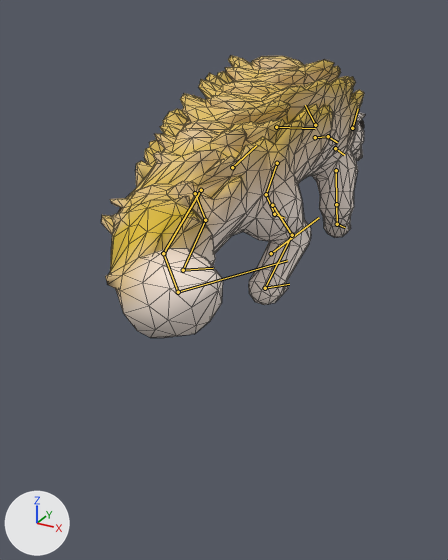
An edit to the glTF model game/art/models/battle/sunda_pangolin.glb, drawn before and after from the same camera.
Both versions are drawn from a camera (50 mm lens) standing at (0.355, -0.791, 0.336) and looking at (-0.009, -0.129, 0.005). Arrows for +X, +Y and +Z are at lower left; the lights stay in place. The picture after the commit comes second. Both versions are drawn at frame 10 of the action 'fidget'; the numbers are the values there. The bones that bend it are drawn over the model as lines. Mesh edges are drawn as thin lines.

Objects in the first picture: 'sunda_pangolin_movie'.
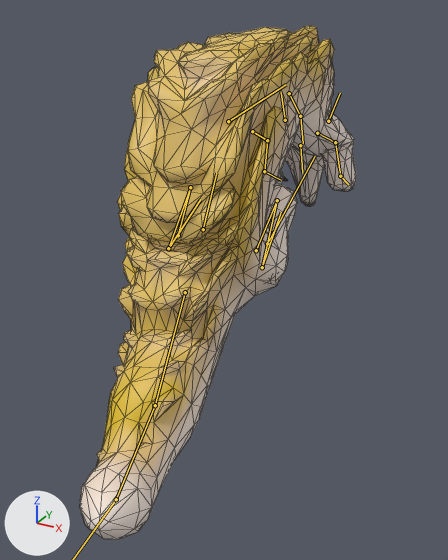
Boxes [x1, y1, x2, y2] around the edits, measured in the pictures (448 x 560 px):
'sunda_pangolin_movie', posed (81% taller): before [101, 55, 365, 338]; after [80, 25, 356, 539]
bone 'root', root to tip: before (271, 253) to (319, 217); after (267, 243) to (315, 156)
bone 'hips', root to tip: before (232, 167) to (256, 145); after (203, 229) to (216, 173)
bone 'chest', root to tip: before (276, 127) to (315, 128); after (228, 121) to (286, 84)
bone 'neck', root to tip: before (315, 137) to (328, 136); after (289, 93) to (300, 116)
bone 'head', root to tip: before (328, 136) to (337, 142); after (300, 116) to (303, 143)
bone 'fl_upper.L', root to tip: before (277, 163) to (266, 194); after (252, 131) to (267, 140)
bone 'fl_lower.L', root to tip: before (266, 194) to (274, 214); after (267, 140) to (264, 171)
bone 'fl_foot.L', root to tip: before (274, 214) to (284, 218); after (264, 171) to (281, 180)
bone 'fl_upper.R', root to tip: before (336, 170) to (336, 204); after (317, 133) to (335, 142)
bone 'fl_lower.R', root to tip: before (336, 204) to (337, 224); after (335, 142) to (340, 176)
bone 'fl_foot.R', root to tip: before (337, 224) to (345, 227); after (340, 176) to (348, 184)
bone 'tail1', root to tip: before (201, 190) to (163, 253); after (185, 292) to (155, 405)
bone 'tail2', root to tip: before (163, 253) to (178, 292); after (155, 405) to (116, 499)
bone 'hl_upper.L', root to tip: before (195, 193) to (205, 220); after (178, 235) to (190, 187)
bone 'hl_lower.L', root to tip: before (205, 220) to (183, 270); after (190, 187) to (168, 248)
bone 'hl_foot.L', root to tip: before (183, 270) to (213, 268); after (168, 248) to (200, 199)
bone 'hl_upper.R', root to tip: before (272, 205) to (292, 235); after (256, 250) to (277, 200)
bone 'hl_lower.R', root to tip: before (292, 235) to (265, 288); after (277, 200) to (262, 267)
bone 'hl_foot.R', root to tip: before (265, 288) to (289, 284); after (262, 267) to (281, 212)

Edits to the bpy script that builds the scene:
```text
Change bone_root:
    where bone_root = bpy.data.objects['sunda_pangolin_rig'].pose.bones['root']
    bone_root.location: (0.0, 0.0, 0.0) -> (0.0, -0.014, 0.02)
    bone_root.rotation_quaternion: (1.0, 0.0, 0.0, 0.0) -> (0.969, 0.247, 0.0, 0.0)  # degrees (0, 0, 0) -> degrees (29, 0, 0)
Change bone_hips:
    where bone_hips = bpy.data.objects['sunda_pangolin_rig'].pose.bones['hips']  # child of 'root'
    bone_hips.rotation_quaternion: (1.0, 0.0, 0.0, 0.0) -> (0.985, 0.174, 0.0, 0.0)  # degrees (0, 0, 0) -> degrees (20, 0, 0)
Change bone_chest:
    where bone_chest = bpy.data.objects['sunda_pangolin_rig'].pose.bones['chest']  # child of 'hips'
    bone_chest.rotation_quaternion: (1.0, 0.0, 0.0, 0.0) -> (0.968, -0.247, -0.05, -0.013)  # degrees (0, 0, 0) -> degrees (-29, -6, 0)
Change bone_neck:
    where bone_neck = bpy.data.objects['sunda_pangolin_rig'].pose.bones['neck']  # child of 'chest'
    bone_neck.rotation_quaternion: (0.999, 0.029, -0.001, -0.028) -> (0.9, -0.435, -0.016, 0.032)  # degrees (3, 0, -3) -> degrees (-52, 0, 4)
Change bone_head:
    where bone_head = bpy.data.objects['sunda_pangolin_rig'].pose.bones['head']  # child of 'neck'
    bone_head.rotation_quaternion: (1.0, -0.019, 0.0, -0.021) -> (0.984, -0.174, -0.004, 0.024)  # degrees (-2, 0, -2) -> degrees (-20, 0, 3)
Change bone_fl_upper_l:
    where bone_fl_upper_l = bpy.data.objects['sunda_pangolin_rig'].pose.bones['fl_upper.L']  # child of 'chest'
    bone_fl_upper_l.rotation_quaternion: (1.0, 0.0, 0.0, 0.0) -> (0.839, 0.544, 0.0, 0.0)  # degrees (0, 0, 0) -> degrees (66, 0, 0)
Change bone_fl_lower_l:
    where bone_fl_lower_l = bpy.data.objects['sunda_pangolin_rig'].pose.bones['fl_lower.L']  # child of 'fl_upper.L'
    bone_fl_lower_l.rotation_quaternion: (1.0, 0.0, 0.0, 0.0) -> (0.519, -0.855, 0.0, 0.0)  # degrees (0, 0, 0) -> degrees (-117, 0, 0)
Change bone_fl_foot_l:
    where bone_fl_foot_l = bpy.data.objects['sunda_pangolin_rig'].pose.bones['fl_foot.L']  # child of 'fl_lower.L'
    bone_fl_foot_l.rotation_quaternion: (1.0, 0.0, 0.0, 0.0) -> (0.969, 0.247, 0.0, 0.0)  # degrees (0, 0, 0) -> degrees (29, 0, 0)
Change bone_fl_upper_r:
    where bone_fl_upper_r = bpy.data.objects['sunda_pangolin_rig'].pose.bones['fl_upper.R']  # child of 'chest'
    bone_fl_upper_r.rotation_quaternion: (1.0, 0.0, 0.0, 0.0) -> (0.839, 0.544, 0.0, 0.0)  # degrees (0, 0, 0) -> degrees (66, 0, 0)
Change bone_fl_lower_r:
    where bone_fl_lower_r = bpy.data.objects['sunda_pangolin_rig'].pose.bones['fl_lower.R']  # child of 'fl_upper.R'
    bone_fl_lower_r.rotation_quaternion: (1.0, 0.0, 0.0, 0.0) -> (0.519, -0.855, 0.0, 0.0)  # degrees (0, 0, 0) -> degrees (-117, 0, 0)
Change bone_fl_foot_r:
    where bone_fl_foot_r = bpy.data.objects['sunda_pangolin_rig'].pose.bones['fl_foot.R']  # child of 'fl_lower.R'
    bone_fl_foot_r.rotation_quaternion: (1.0, 0.0, 0.0, 0.0) -> (0.969, 0.247, 0.0, 0.0)  # degrees (0, 0, 0) -> degrees (29, 0, 0)
Change bone_tail1:
    where bone_tail1 = bpy.data.objects['sunda_pangolin_rig'].pose.bones['tail1']  # child of 'hips'
    bone_tail1.rotation_quaternion: (0.985, -0.12, 0.015, -0.124) -> (0.967, -0.247, 0.016, -0.063)  # degrees (-14, 0, -14) -> degrees (-29, 0, -7)
Change bone_tail2:
    where bone_tail2 = bpy.data.objects['sunda_pangolin_rig'].pose.bones['tail2']  # child of 'tail1'
    bone_tail2.rotation_quaternion: (0.963, -0.117, 0.029, -0.242) -> (0.965, -0.246, 0.024, -0.092)  # degrees (-14, 0, -28) -> degrees (-29, 0, -11)
Change bone_tail3:
    where bone_tail3 = bpy.data.objects['sunda_pangolin_rig'].pose.bones['tail3']  # child of 'tail2'
    bone_tail3.rotation_quaternion: (0.929, -0.113, 0.042, -0.349) -> (0.96, -0.245, 0.034, -0.133)  # degrees (-14, 0, -41) -> degrees (-29, 0, -16)
Change bone_hl_upper_l:
    where bone_hl_upper_l = bpy.data.objects['sunda_pangolin_rig'].pose.bones['hl_upper.L']  # child of 'hips'
    bone_hl_upper_l.rotation_quaternion: (1.0, 0.0, 0.0, 0.0) -> (0.9, 0.435, 0.0, 0.0)  # degrees (0, 0, 0) -> degrees (52, 0, 0)
Change bone_hl_lower_l:
    where bone_hl_lower_l = bpy.data.objects['sunda_pangolin_rig'].pose.bones['hl_lower.L']  # child of 'hl_upper.L'
    bone_hl_lower_l.rotation_quaternion: (1.0, 0.0, 0.0, 0.0) -> (0.765, -0.644, 0.0, 0.0)  # degrees (0, 0, 0) -> degrees (-80, 0, 0)
Change bone_hl_foot_l:
    where bone_hl_foot_l = bpy.data.objects['sunda_pangolin_rig'].pose.bones['hl_foot.L']  # child of 'hl_lower.L'
    bone_hl_foot_l.rotation_quaternion: (1.0, 0.0, 0.0, 0.0) -> (0.955, 0.296, 0.0, 0.0)  # degrees (0, 0, 0) -> degrees (34, 0, 0)
Change bone_hl_upper_r:
    where bone_hl_upper_r = bpy.data.objects['sunda_pangolin_rig'].pose.bones['hl_upper.R']  # child of 'hips'
    bone_hl_upper_r.rotation_quaternion: (1.0, 0.0, 0.0, 0.0) -> (0.9, 0.435, 0.0, 0.0)  # degrees (0, 0, 0) -> degrees (52, 0, 0)
Change bone_hl_lower_r:
    where bone_hl_lower_r = bpy.data.objects['sunda_pangolin_rig'].pose.bones['hl_lower.R']  # child of 'hl_upper.R'
    bone_hl_lower_r.rotation_quaternion: (1.0, 0.0, 0.0, 0.0) -> (0.765, -0.644, 0.0, 0.0)  # degrees (0, 0, 0) -> degrees (-80, 0, 0)
Change bone_hl_foot_r:
    where bone_hl_foot_r = bpy.data.objects['sunda_pangolin_rig'].pose.bones['hl_foot.R']  # child of 'hl_lower.R'
    bone_hl_foot_r.rotation_quaternion: (1.0, 0.0, 0.0, 0.0) -> (0.955, 0.296, 0.0, 0.0)  # degrees (0, 0, 0) -> degrees (34, 0, 0)
```
